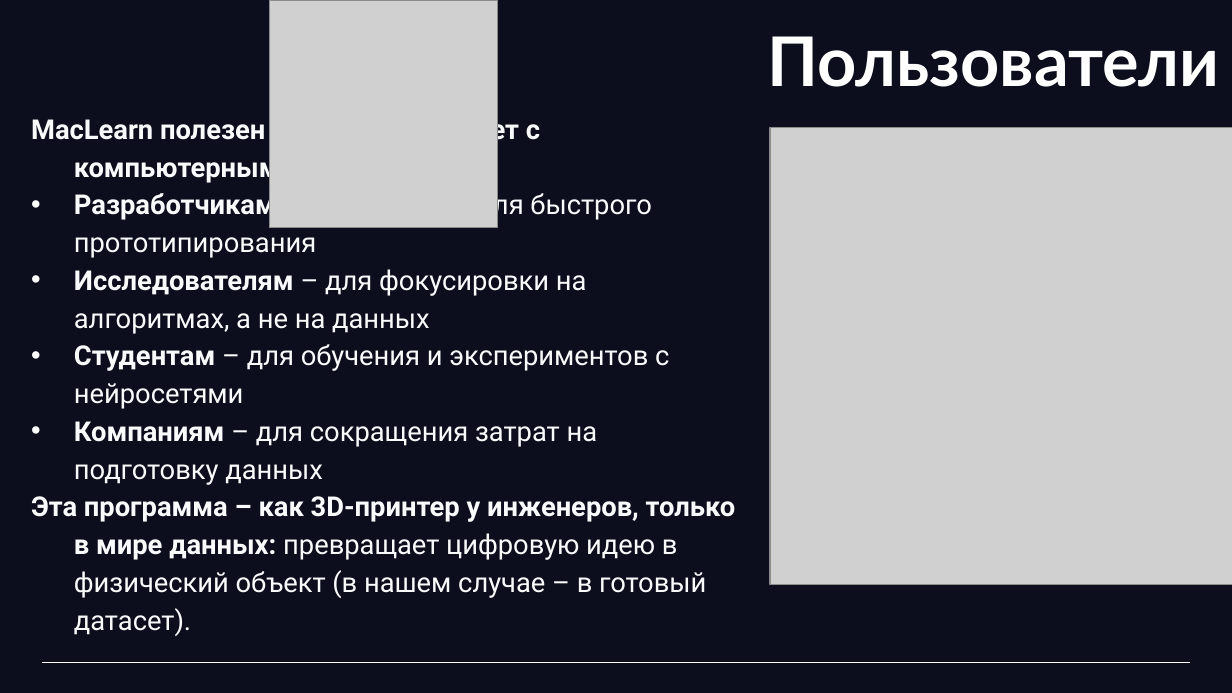
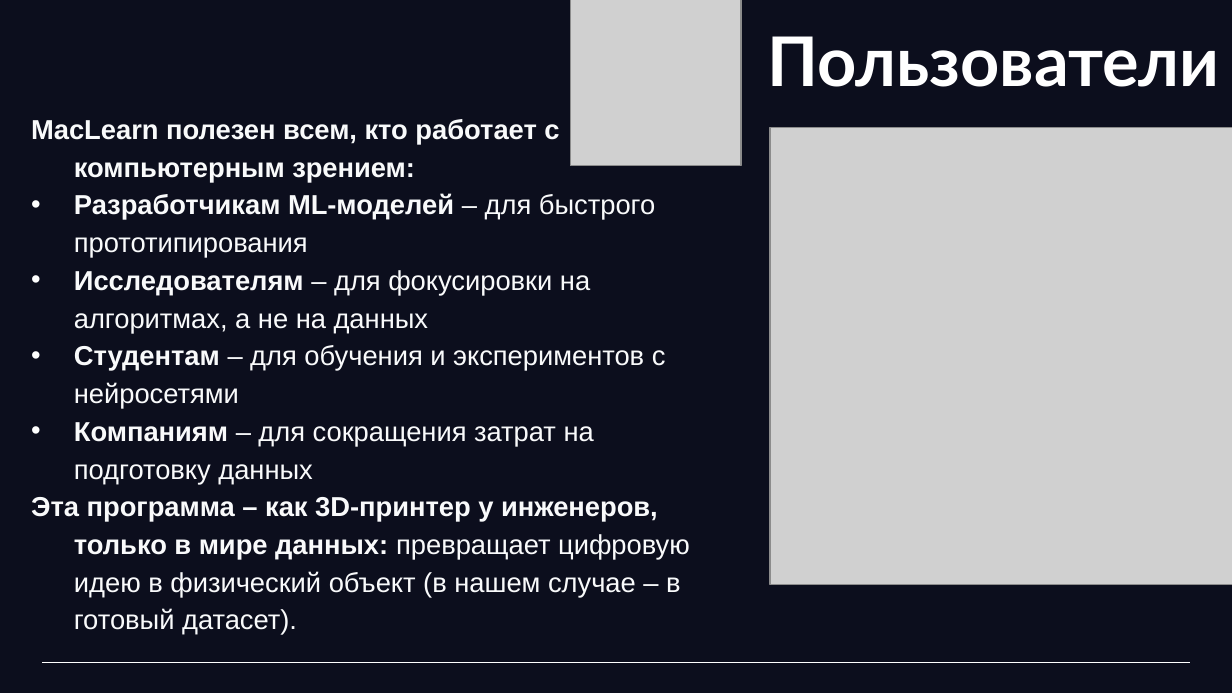
Before and after one commit to b1t0nese/MacLearn, a slide deck: slide 8 of doc/презентация.pptx (slide 7 before the commit). Drawn at 1232x693 pixels with LibreOffice and Linux fonts; fonts in the diff are those of the drawing; grey boxes stand for pictures; background and template pictures are left out. Boxes give left, top, right and bottom in pixels: in the first picture for what was removed or moved away, otherwise in the second. Text is boxed around its words. In the diff, an @@ line names an element or a change of style, - is before the commit and + after.

```diff
--- a/doc/презентация.pptx
+++ b/doc/презентация.pptx
@@ picture: place and size @@
-picture at box(270, 0, 498, 228)
+picture at box(570, 0, 742, 166)
@@ subtitle "MacLearn полезен всем, кто работает ..." at box(31, 119, 690, 635): font Roboto to Arial @@
```
Also in this commit, not shown: 8 other slides changed, 1 slide added, 10 other files.
